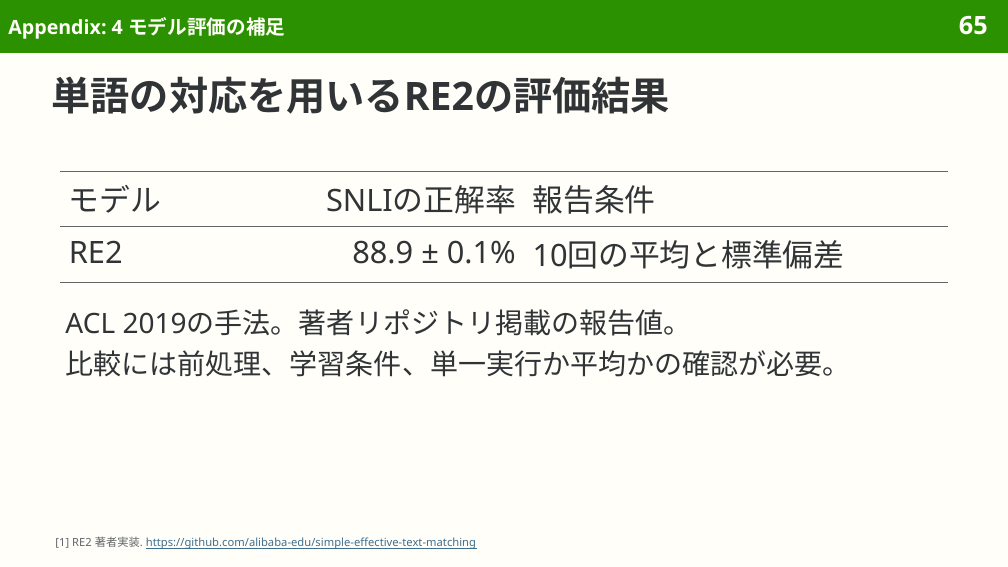
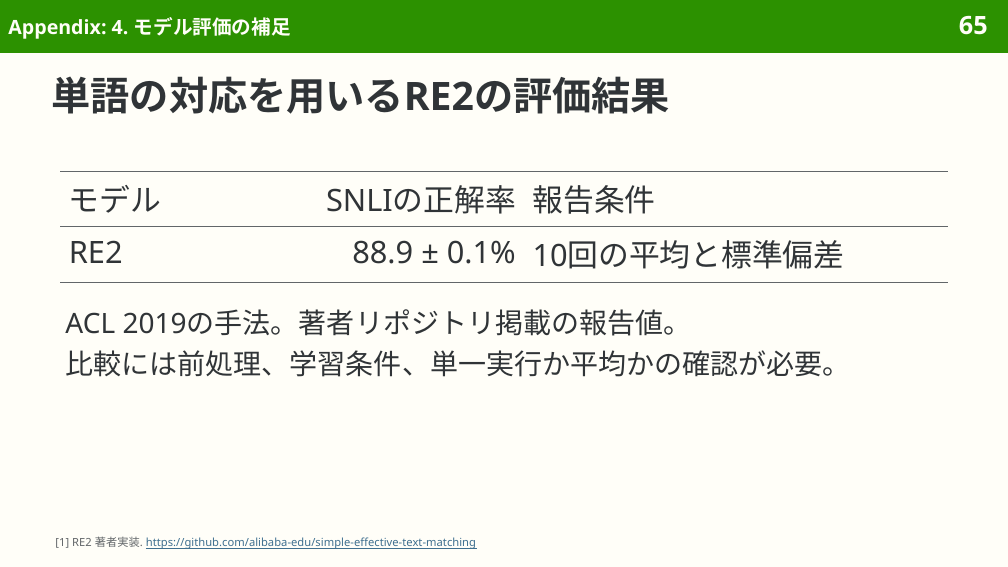
Before and after one commit to sasakiy84/datasets-in-10-minutes, a slide deck: slide 65 of slides/datasets-in-10-minutes-snli.pptx. Drawn at 1008x567 pixels with LibreOffice and Linux fonts; fonts in the diff are those of the drawing. Boxes give left, top, right and bottom in pixels: in the first picture for what was removed or moved away, otherwise in the second. Text is boxed around its words. In the diff, an @@ line names an element or a change of style, - is before the commit and + after.

```diff
--- a/slides/datasets-in-10-minutes-snli.pptx
+++ b/slides/datasets-in-10-minutes-snli.pptx
@@ title at <box>8,17,291,39</box>: text changed @@
-Appendix: 4 モデル評価の補足
+Appendix: 4. モデル評価の補足
```
Also in this commit, not shown: 67 other slides changed, 11 other files.
